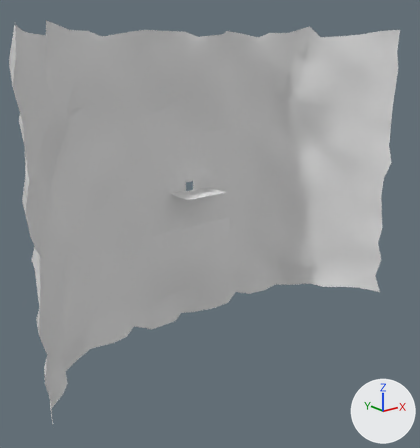
What one commit did to the OBJ model Assets/Models/Environment/Room objects/subLiera.obj.
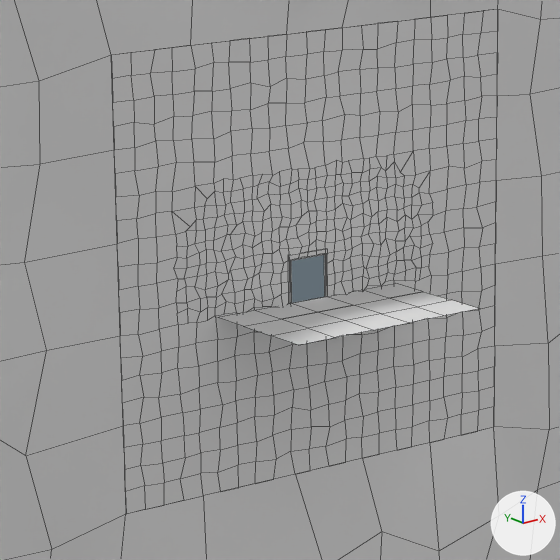
Each version is shown whole from a 50 mm camera at (-178.8, -248.2, 72.6) aimed at (-6.4, -32.8, -13.5), then close up on the part from 30% to 58% of the width and 28% to 55% of the height. Every picture has the same lights, and +X, +Y and +Z are marked at lower right. The older version's two pictures come first. The close-ups show mesh edges as thin lines. Where no turn or scale is listed for an object, it has been applied to the vertices. Vertices at exactly the same position are counted once.

In view in the first close-up: 'corridor_straight.014'.
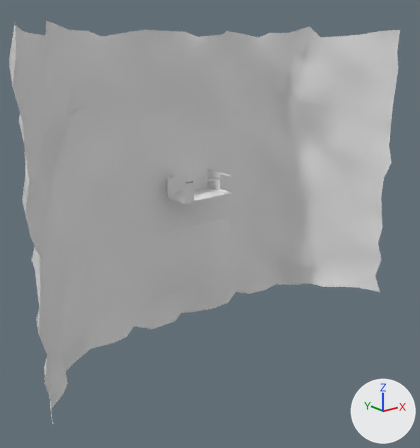
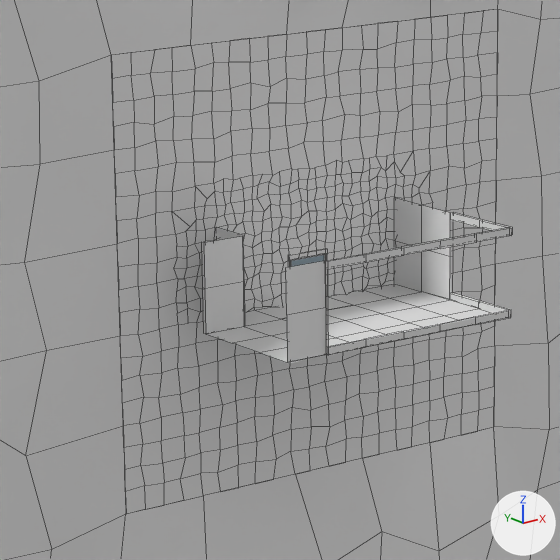
Where the change shows, as pixel boxes (x1, y1, x2, y2) in the close-ups (560 x 560 px):
part 1 of me_corridor_straight_014, added: after (286, 227, 512, 362)
part 2 of me_corridor_straight_014, added: after (328, 310, 511, 355)
part 3 of me_corridor_straight_014, added: after (202, 228, 245, 334)
part 4 of me_corridor_straight_014, built on: before (363, 283, 450, 307); after (207, 198, 512, 363)

What the commit changed:
me_corridor_straight_014 is used by ob_corridor_straight_014; location (0.0, 0.0, 0.0).
me_corridor_straight_014 had 1161 vertices, 1025 faces and spanned x -107.0..107.0, y -58.0..-5.0, z -75.0..81.0.
me_corridor_straight_014 now has 1277 vertices, 1093 faces and spans x -107.0..107.0, y -58.0..-5.0, z -75.0..81.0.
me_corridor_straight_014 part 1: a new loose piece of 32 vertices spanning x -18.0..12.0, y -28.0..-27.0, z -2.0..8.0, in mat_material (white #e7e7e7).
me_corridor_straight_014 part 2: a new loose piece of 24 vertices spanning x -12.0..12.0, y -28.0..-27.0, z -2.0, in mat_material (white #e7e7e7).
me_corridor_straight_014 part 3: a new loose piece of 16 vertices spanning x -18.0..-12.0, y -13.0..-7.0, z -3.0..8.0, in mat_material (white #e7e7e7).
Part 4, on me_corridor_straight_014:
1 vertex is removed from x 12.0, y -12.0, z -2.0.
2 faces are deleted.
19 vertices are added at x -17.0..13.0, y -28.0..-8.0, z -2.0..8.0.
6 new vertices lie (0.0, -5.0, 0.0) away from vertices in x -8.0..12.0, y -22.0..-8.0, z -2.0.
11 new vertices lie (0.0, 5.0, 0.0) away from vertices in x -17.0..13.0, y -28.0..-18.0, z -2.0..8.0.
9 new vertices lie (0.0, 5.0, 0.0) away from vertices in x -17.0..13.0, y -23.0..-22.0, z -2.0..8.0.
28 new faces join them.
